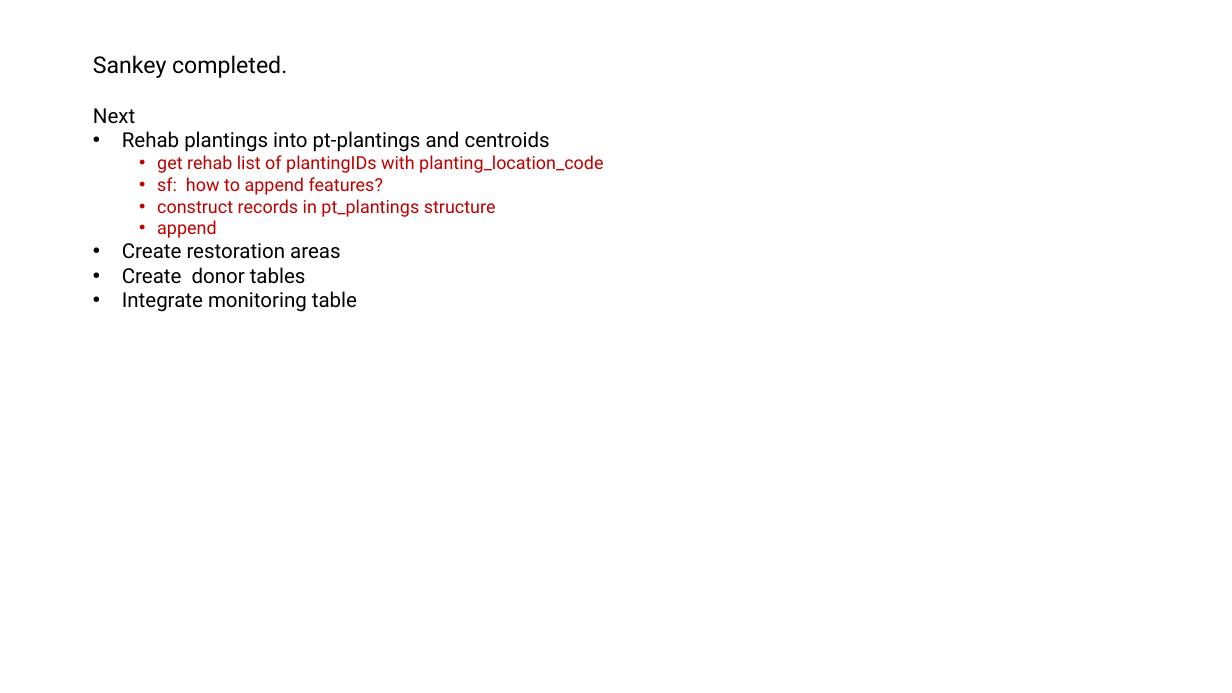
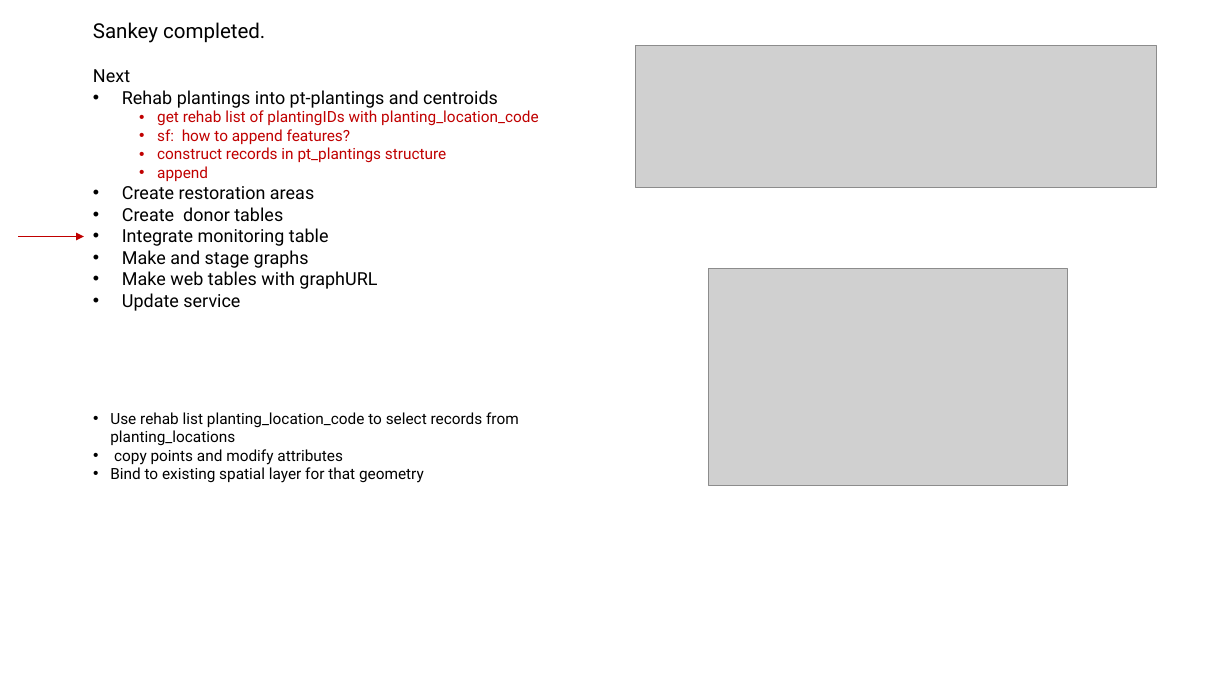
Before and after one commit to WA-Nearshore/seagrass-restoration-processing, a slide deck: slide 2 of docs/seagrass_restoration_storymap_notes.pptx. Drawn at 1232x693 pixels with LibreOffice and Linux fonts; fonts in the diff are those of the drawing; grey boxes stand for pictures. Boxes give left, top, right and bottom in pixels: in the first picture for what was removed or moved away, otherwise in the second. Text is boxed around its words. In the diff, an @@ line names an element or a change of style, - is before the commit and + after.

Commit message:
Starting rehab function.

```diff
--- a/docs/seagrass_restoration_storymap_notes.pptx
+++ b/docs/seagrass_restoration_storymap_notes.pptx
@@ text "Sankey completed." moved from (x1=93, y1=55, x2=603, y2=312) to (x1=93, y1=22, x2=539, y2=311) @@
@@ text at (x1=93, y1=22, x2=539, y2=246): size 18 to 16 pt in "Sankey completed."; size 16 to 14 pt in "Next", "Rehab plantings into pt-plantings and centroids", "Create restoration areas", "Create donor tables" and 1 more places; size 14 to 12 pt in "get rehab list of plantingIDs with planting_location_code", "sf: how to append features?", "construct records in pt_plantings structure", "append" @@
@@ picture added at (x1=635, y1=46, x2=1157, y2=188) @@
@@ arrow added from (18, 237) to (84, 237), #C00000 1.5 pt @@
@@ text at (x1=122, y1=250, x2=377, y2=311): paragraphs added @@
+• Make and stage graphs
+• Make web tables with graphURL
+• Update service
@@ picture added at (x1=708, y1=269, x2=1067, y2=485) @@
@@ text added at (x1=110, y1=412, x2=519, y2=483), 12 pt, text #000000 @@
+• Use rehab list planting_location_code to select records from planting_locations
+• copy points and modify attributes
+• Bind to existing spatial layer for that geometry
```
Also in this commit, not shown: 1 other slide changed, 1 slide added, 43 other files.
